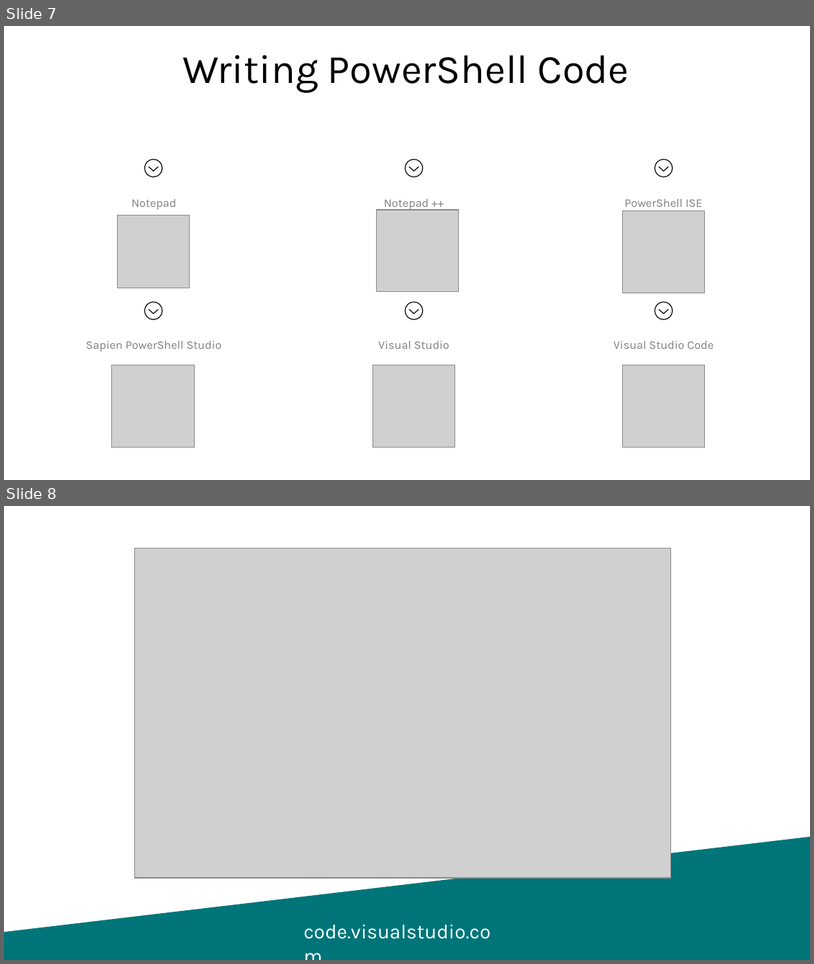
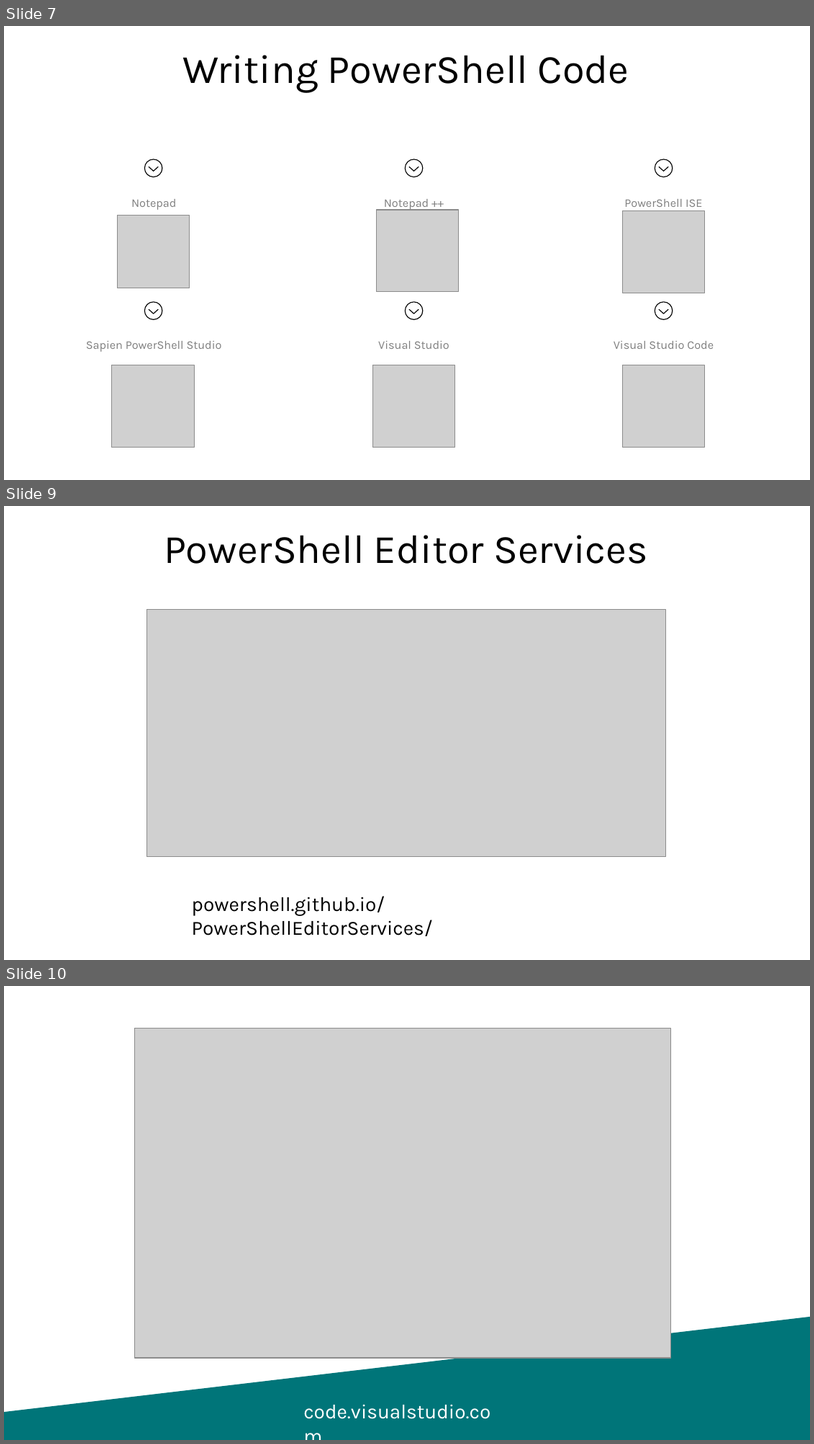
Before and after one commit to SQLDBAWithABeard/Presentations, a slide deck: 2018/24 HoP/PowerShell.pptx. Shown one above the other, each under a label of ours: slides 7 and 8 before the commit, slides 7, 9 and 10 after it; the slides between them are not shown. The pictures are 814x964 and 814x1444 pixels, drawn with LibreOffice and Linux fonts; fonts in the diff are those of the drawing; grey boxes stand for pictures; background and template pictures are left out. Boxes give left, top, right and bottom in pixels: in the first picture for what was removed or moved away, otherwise in the second. Text is boxed around its words. In the diff, an @@ line names an element or a change of style, - is before the commit and + after.

Commit message:
added editor services

```diff
--- a/2018/24 HoP/PowerShell.pptx
+++ b/2018/24 HoP/PowerShell.pptx
@@ slide 9 added at box(4, 506, 810, 960), background #FFFFFF @@
@@ title added at box(164, 535, 648, 564), 36 pt, text #000000 @@
+PowerShell Editor Services
@@ picture added at box(147, 609, 666, 856) @@
@@ text added at box(192, 896, 433, 936), 18 pt, text #000000 @@
+powershell.github.io/PowerShellEditorServices/
@@ what was slide 8 is now slide 10 @@
```
Also in this commit, not shown: 1 other slide added.
